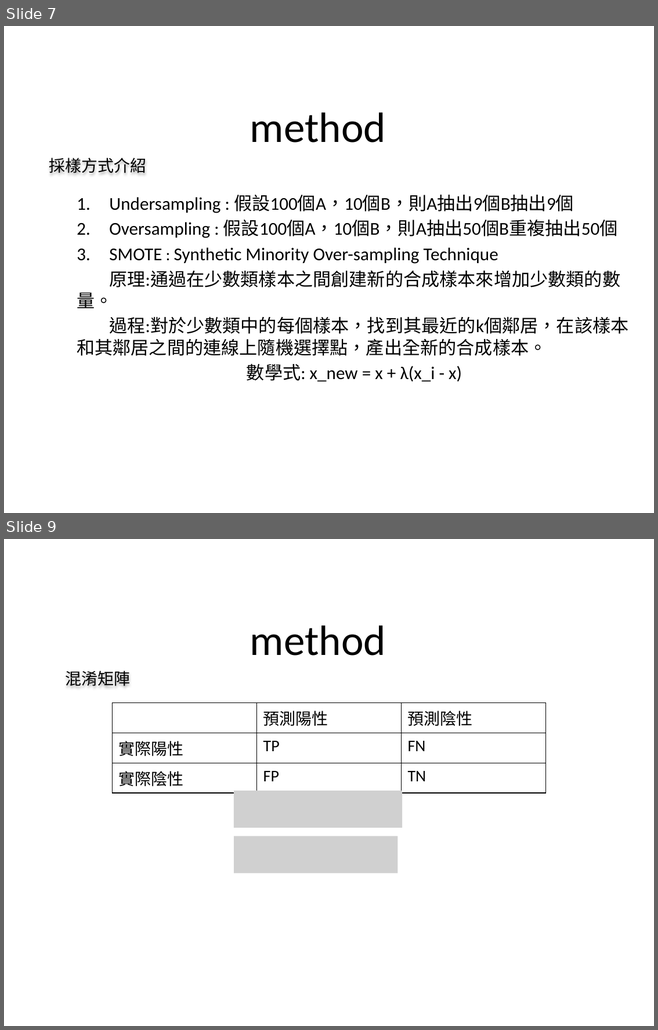
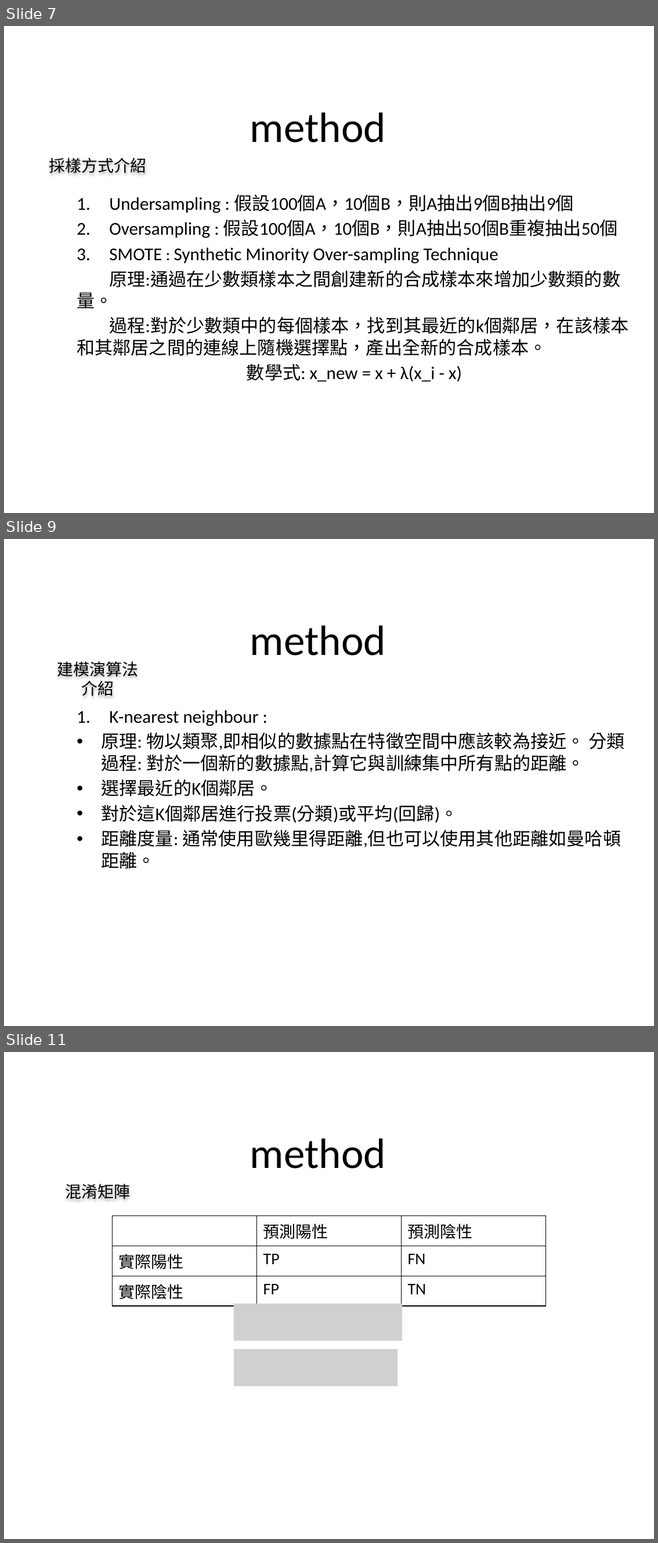
Before and after one commit to jasonfghx/lilicoco, a slide deck: 大學生/6哥FINAL1006.pptx. Shown one above the other, each under a label of ours: slides 7 and 9 before the commit, slides 7, 9 and 11 after it; the slides between them are not shown. The pictures are 658x1030 and 658x1543 pixels, drawn with LibreOffice and Linux fonts; fonts in the diff are those of the drawing; grey boxes stand for pictures. Boxes give left, top, right and bottom in pixels: in the first picture for what was removed or moved away, otherwise in the second. Text is boxed around its words. In the diff, an @@ line names an element or a change of style, - is before the commit and + after.

```diff
--- a/大學生/6哥FINAL1006.pptx
+++ b/大學生/6哥FINAL1006.pptx
@@ slide 9 added at <box>4,539,654,1026</box>, background #FFFFFF @@
@@ title added at <box>250,625,386,656</box>, 47 pt, text #000000 @@
+method
@@ text added at <box>57,661,138,696</box>, 18 pt, text #000000 @@
+建模演算法
+介紹
@@ text added at <box>101,710,625,869</box>, 20 pt, text #000000 @@
+1. K-nearest neighbour :
+• 原理: 物以類聚,即相似的數據點在特徵空間中應該較為接近。 分類過程: 對於一個新的數據點,計算它與訓練集中所有點的距離。
+• 選擇最近的K個鄰居。
+• 對於這K個鄰居進行投票(分類)或平均(回歸)。
+• 距離度量: 通常使用歐幾里得距離,但也可以使用其他距離如曼哈頓距離。
@@ what was slide 9 is now slide 11 @@
```
Also in this commit, not shown: 1 slide changed, 1 other slide added.
